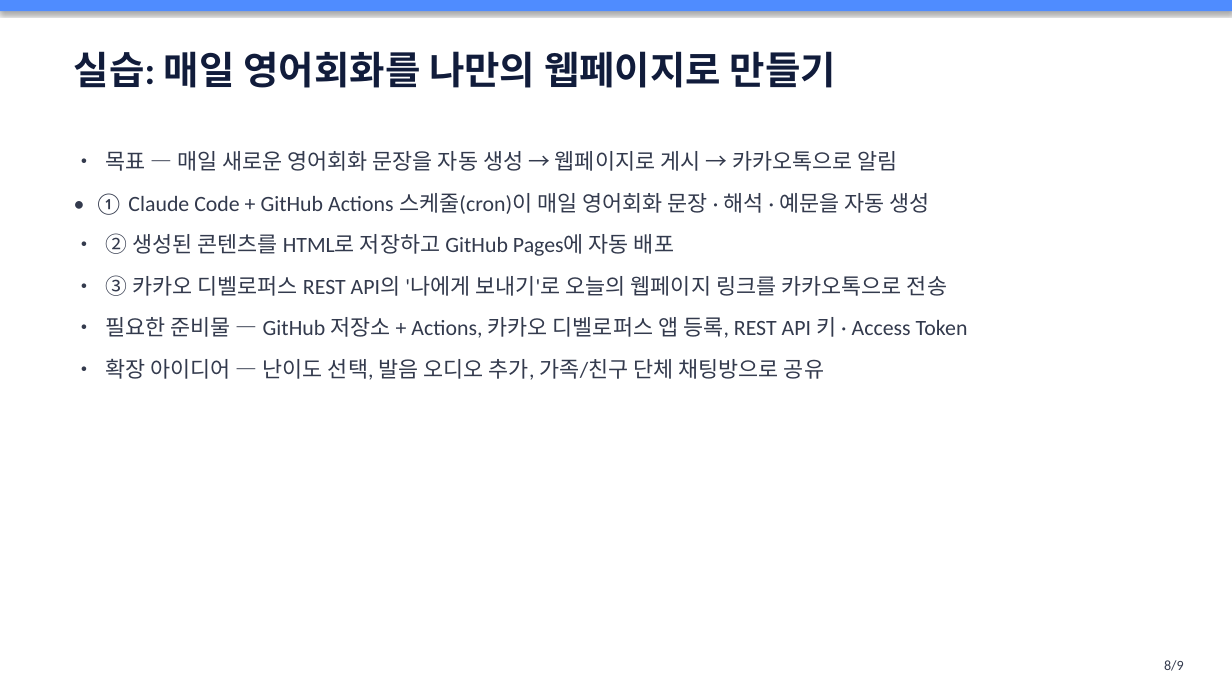
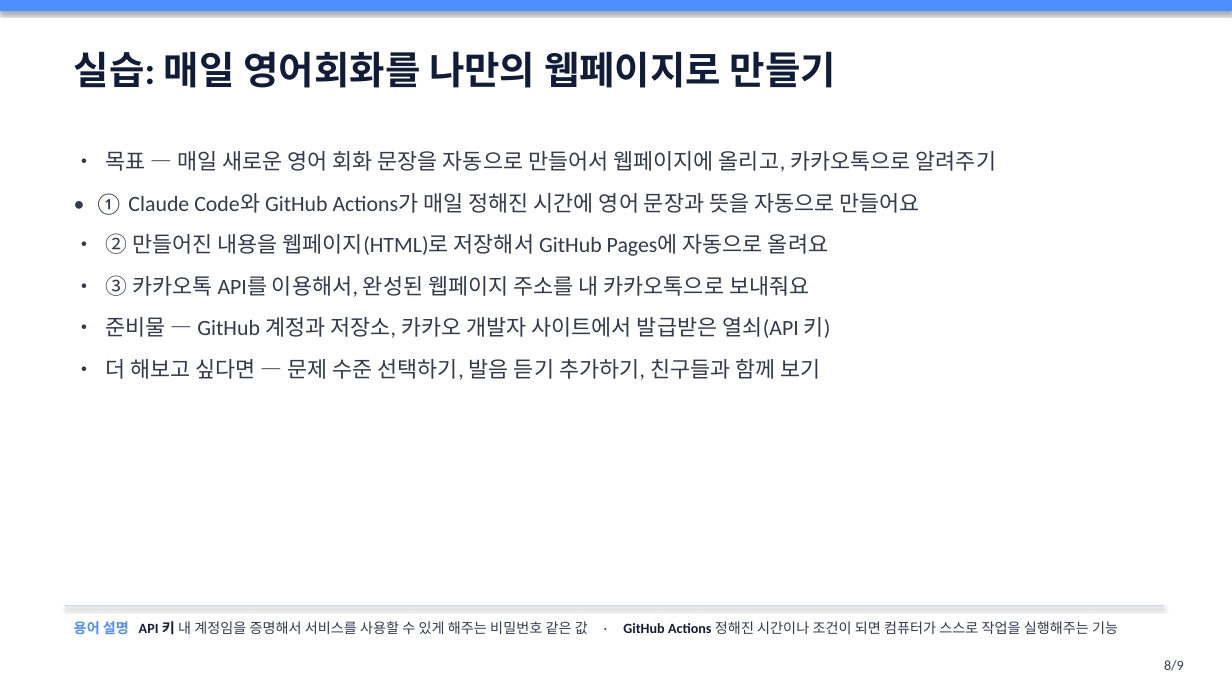
Before and after one commit to oysking55-ctrl/pt-agent, a slide deck: slide 8 of docs/01-visual-studio-agent/slides.pptx. Drawn at 1232x693 pixels with LibreOffice and Linux fonts; fonts in the diff are those of the drawing. Boxes give left, top, right and bottom in pixels: in the first picture for what was removed or moved away, otherwise in the second. Text is boxed around its words. In the diff, an @@ line names an element or a change of style, - is before the commit and + after.

```diff
--- a/docs/01-visual-studio-agent/slides.pptx
+++ b/docs/01-visual-studio-agent/slides.pptx
@@ text at bbox=[94, 151, 996, 380]: text changed @@
-• 목표 — 매일 새로운 영어회화 문장을 자동 생성 → 웹페이지로 게시 → 카카오톡으로 알림
-• ① Claude Code + GitHub Actions 스케줄(cron)이 매일 영어회화 문장 · 해석 · 예문을 자동 생성
-• ② 생성된 콘텐츠를 HTML로 저장하고 GitHub Pages에 자동 배포
-• ③ 카카오 디벨로퍼스 REST API의 '나에게 보내기'로 오늘의 웹페이지 링크를 카카오톡으로 전송
-• 필요한 준비물 — GitHub 저장소 + Actions, 카카오 디벨로퍼스 앱 등록, REST API 키 · Access Token
-• 확장 아이디어 — 난이도 선택, 발음 오디오 추가, 가족/친구 단체 채팅방으로 공유
+• 목표 — 매일 새로운 영어 회화 문장을 자동으로 만들어서 웹페이지에 올리고, 카카오톡으로 알려주기
+• ① Claude Code와 GitHub Actions가 매일 정해진 시간에 영어 문장과 뜻을 자동으로 만들어요
+• ② 만들어진 내용을 웹페이지(HTML)로 저장해서 GitHub Pages에 자동으로 올려요
+• ③ 카카오톡 API를 이용해서, 완성된 웹페이지 주소를 내 카카오톡으로 보내줘요
+• 준비물 — GitHub 계정과 저장소, 카카오 개발자 사이트에서 발급받은 열쇠(API 키)
+• 더 해보고 싶다면 — 문제 수준 선택하기, 발음 듣기 추가하기, 친구들과 함께 보기
@@ rectangle added at bbox=[65, 605, 1165, 607], fill #D8DCE6 @@
@@ text added at bbox=[74, 621, 1118, 635], 11 pt, text #333A4D @@
+용어 설명 API 키 내 계정임을 증명해서 서비스를 사용할 수 있게 해주는 비밀번호 같은 값 · GitHub Actions 정해진 시간이나 조건이 되면 컴퓨터가 스스로 작업을 실행해주는 기능
```
Also in this commit, not shown: 7 other slides changed, 1 slide added, 1 slide removed, 5 other files.
